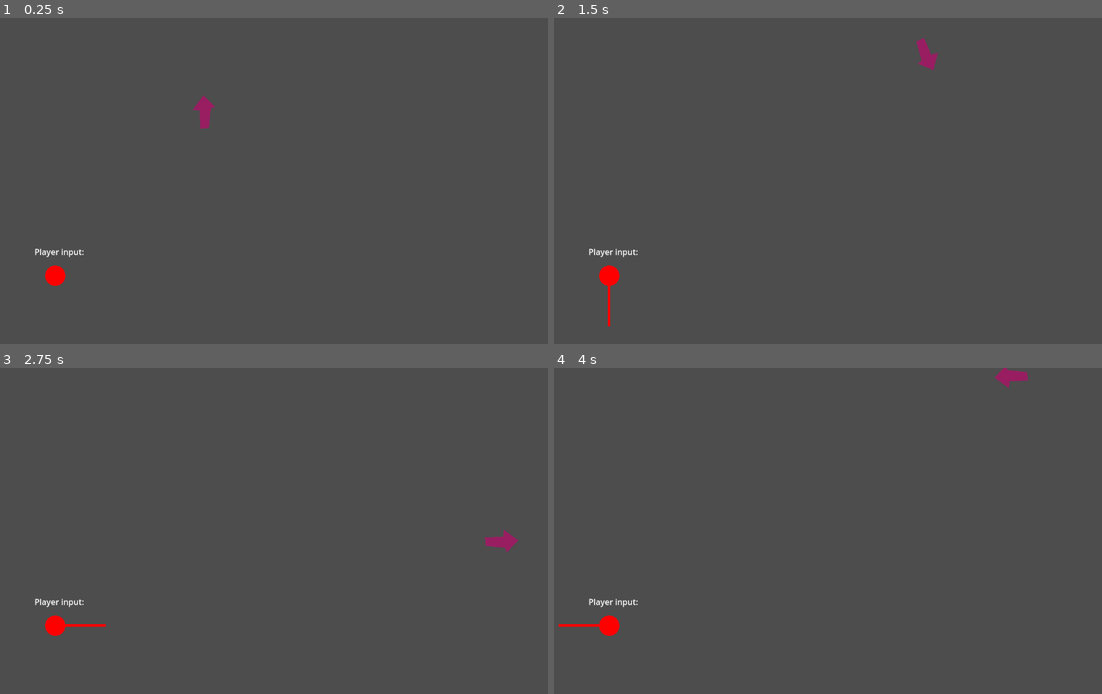
Above: before the commit, frames 1-4 (two rows, left to right).
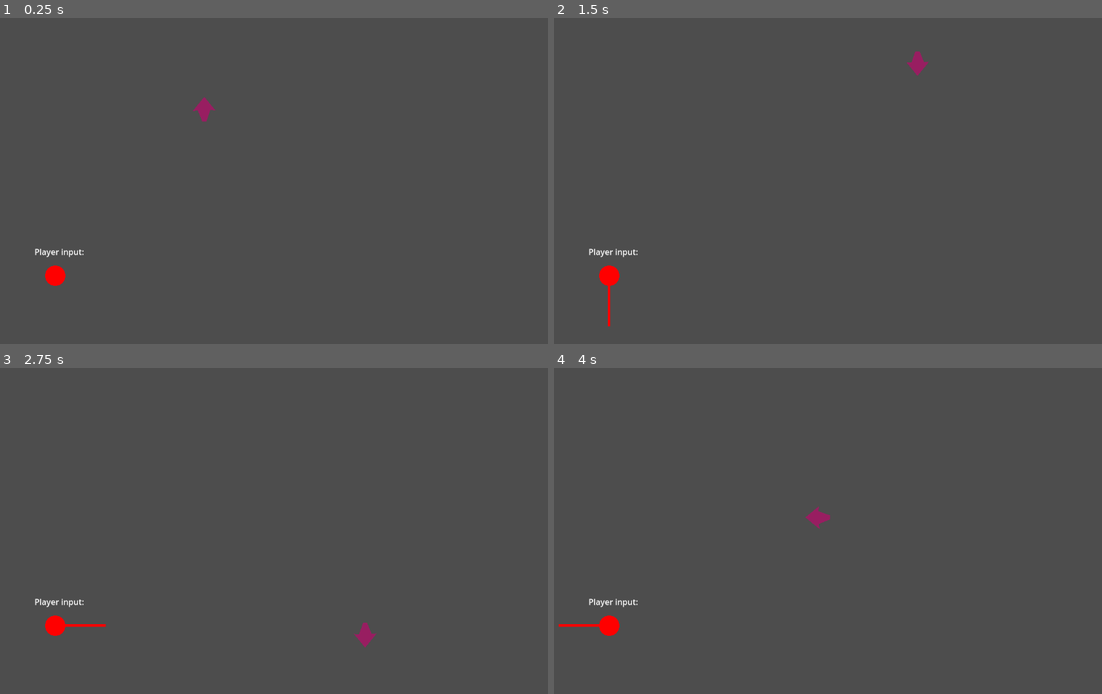
Above: after the commit, the same moments.

Repository: IwailerI/micro-jam-colors
Game: Godot game, scene res://levels/level/level.tscn
The game is run twice, just before and just after one commit, with the same random seed, the same clock (stepped at 60 frames per second) and the same inputs.
Inputs:
- Up to frame 1 (0.25 s): no input
- Up to frame 2 (1.5 s): hold D (movement_right) 0.53-1.28 s; hold S (movement_down) from 1.28 s (still down)
- Up to frame 3 (2.75 s): release S (movement_down) at 2.03 s; hold D (movement_right) from 2.03 s (still down)
- Up to frame 4 (4 s): release D (movement_right) at 2.78 s; hold W (movement_up) 2.78-3.53 s; hold A (movement_left) from 3.53 s (still down)

The runs differ from the first frame. In frame 1, less than 0.1% of the frame differs, in the area x 35-40%, y 23-34%; in frame 2, 0.3%; in frame 3, 0.3%, in the area x 64-95%, y 49-86%; in frame 4, 0.3%.

Commit message:
added collision

Diff:
--- a/levels/level/level.tscn
+++ b/levels/level/level.tscn
@@ -6,18 +6,23 @@
 [sub_resource type="CircleShape2D" id="CircleShape2D_jww0w"]
 radius = 12.6632
 
+[sub_resource type="RectangleShape2D" id="RectangleShape2D_jww0w"]
+size = Vector2(85, 496)
+
+[sub_resource type="WorldBoundaryShape2D" id="WorldBoundaryShape2D_jww0w"]
+
 [node name="Node2D" type="Node2D"]
 
 [node name="CharacterBody2D" type="CharacterBody2D" parent="."]
 position = Vector2(471.367, 282.131)
 script = ExtResource("1_mmlqq")
-rotation_speed = 6.0
+rotation_speed = 10.13
 ground_speed = 400.0
 
 [node name="Polygon2D" type="Polygon2D" parent="CharacterBody2D"]
-position = Vector2(2, 17)
+position = Vector2(-0.366638, 0.869293)
 color = Color(0.598836, 0.120402, 0.382083, 1)
-polygon = PackedVector2Array(-9.36664, 19.8693, -10.3666, -16.1307, -24.3666, -17.1307, -3.36664, -46.1307, 20.6334, -23.1307, 11.6334, -20.1307, 7.63336, 18.8693)
+polygon = PackedVector2Array(-3, 22, -12, 0, -22, 1, 1, -27, 23, 0, 13, -1, 5, 22)
 
 [node name="CollisionShape2D" type="CollisionShape2D" parent="CharacterBody2D"]
 shape = SubResource("CircleShape2D_jww0w")
@@ -32,3 +37,27 @@
 offset_right = 234.0
 offset_bottom = 474.0
 text = "Player input:"
+
+[node name="StaticBody2D" type="StaticBody2D" parent="."]
+
+[node name="CollisionShape2D" type="CollisionShape2D" parent="StaticBody2D"]
+position = Vector2(869.5, 309)
+shape = SubResource("RectangleShape2D_jww0w")
+
+[node name="CollisionShape2D2" type="CollisionShape2D" parent="StaticBody2D"]
+rotation = 3.14159
+shape = SubResource("WorldBoundaryShape2D_jww0w")
+
+[node name="CollisionShape2D3" type="CollisionShape2D" parent="StaticBody2D"]
+position = Vector2(12, 648)
+shape = SubResource("WorldBoundaryShape2D_jww0w")
+
+[node name="CollisionShape2D4" type="CollisionShape2D" parent="StaticBody2D"]
+position = Vector2(0, 495)
+rotation = 1.5708
+shape = SubResource("WorldBoundaryShape2D_jww0w")
+
+[node name="CollisionShape2D5" type="CollisionShape2D" parent="StaticBody2D"]
+position = Vector2(1152, 394)
+rotation = -1.5708
+shape = SubResource("WorldBoundaryShape2D_jww0w")
--- a/levels/player/player.gd
+++ b/levels/player/player.gd
@@ -1,7 +1,15 @@
 extends CharacterBody2D
 
+enum CollisionAlgo {
+    BOUNCE,
+    SLIDE,
+}
+
+@export var collision_algo := CollisionAlgo.BOUNCE
 @export var rotation_speed := PI
 @export var ground_speed := 200.0
+
+@onready var radius := ($CollisionShape2D.shape as CircleShape2D).radius
 
 var direction: float = -PI * 0.5
 
@@ -19,6 +27,29 @@
 
     $Polygon2D.rotation = direction + PI * 0.5
 
-    var col := move_and_collide(Vector2.from_angle(direction) * ground_speed * delta)
-    if col != null:
-        print("collision")
+    var left := ground_speed * delta
+
+    for i: int in 32:
+        var col := move_and_collide(Vector2.from_angle(direction) * left)
+        if col == null:
+            break
+
+        var normal := col.get_normal()
+        global_position = col.get_position() + radius * normal
+
+        match collision_algo:
+            CollisionAlgo.BOUNCE:
+                direction = col.get_remainder().bounce(normal).angle()
+            CollisionAlgo.SLIDE:
+                var wall_angle := normal.angle() + PI * 0.5
+                var deflect := randf_range(0, PI * 0.2)
+
+                if absf(angle_difference(wall_angle, direction)) < absf(angle_difference(-wall_angle, direction)):
+                    direction = wall_angle + deflect
+                elif absf(angle_difference(wall_angle, direction)) > absf(angle_difference(-wall_angle, direction)):
+                    direction = -wall_angle - deflect
+                else:
+                    direction = wall_angle + deflect if randi() % 2 == 0 else -wall_angle - deflect
+
+
+        left = col.get_remainder().length()
Not shown: 1 places in levels/level/level.tscn that only renumber resources
